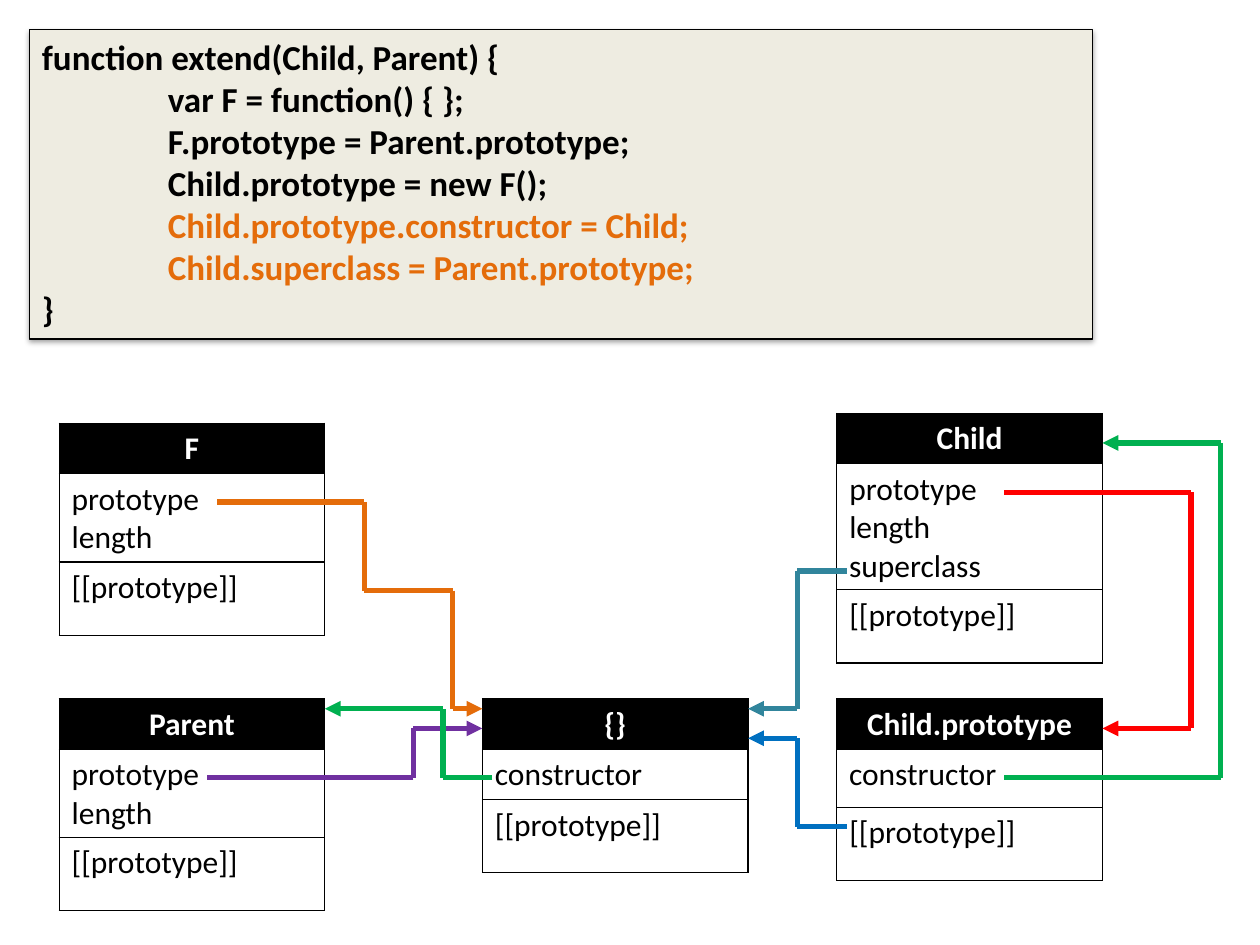
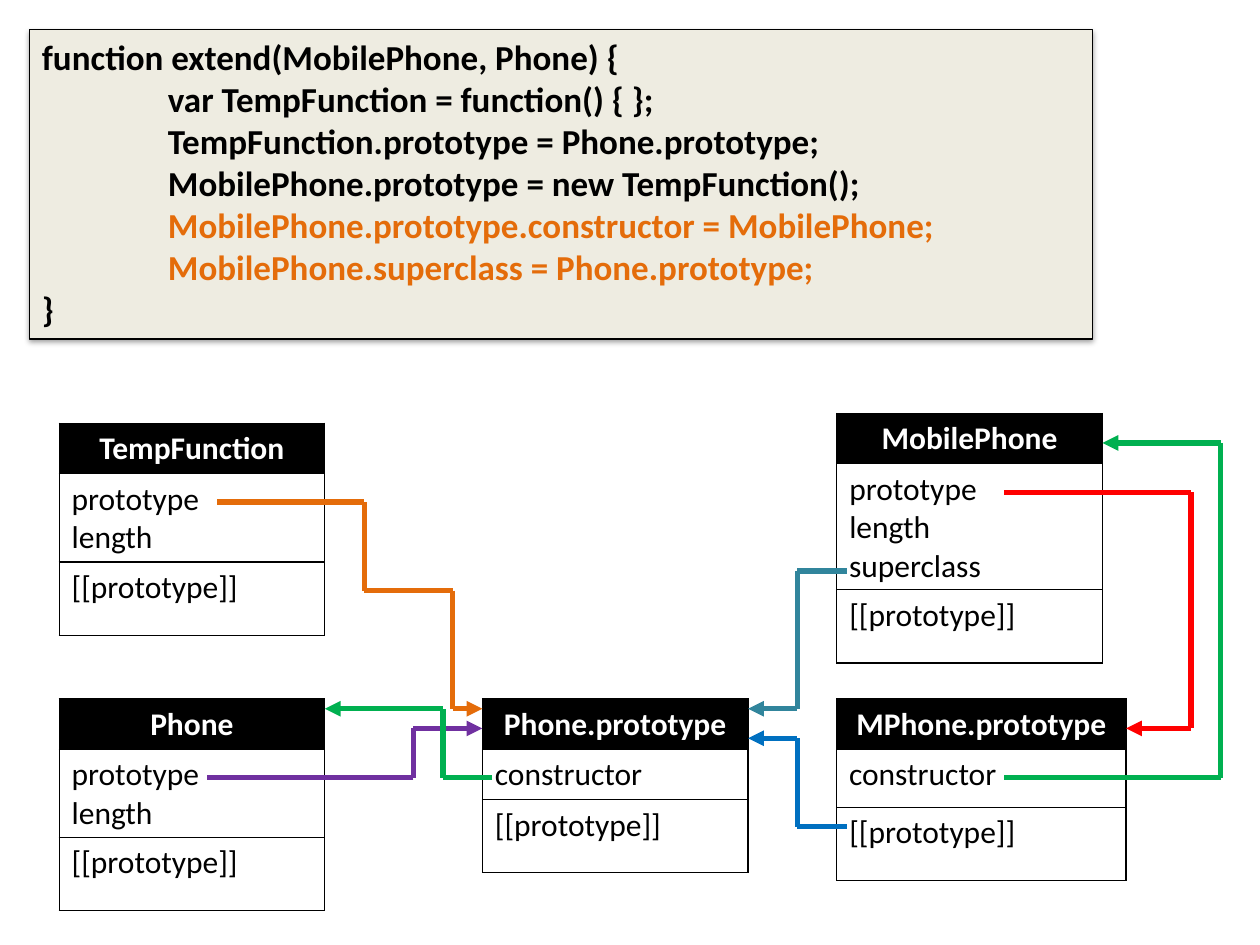
Before and after one commit to dzmitry-varabei/front-end-course, a slide deck: slide 37 of inheritance-in-javascript/Inheritance.pptx (slide 40 before the commit). Drawn at 1260x945 pixels with LibreOffice and Linux fonts; fonts in the diff are those of the drawing. Boxes give left, top, right and bottom in pixels: in the first picture for what was removed or moved away, otherwise in the second. Text is boxed around its words. In the diff, an @@ line names an element or a change of style, - is before the commit and + after.

Commit message:
update

```diff
--- a/inheritance-in-javascript/Inheritance.pptx
+++ b/inheritance-in-javascript/Inheritance.pptx
@@ text in rectangle at (42,44,934,286): text changed @@
-function extend(Child, Parent) {
-var F = function() { };
-F.prototype = Parent.prototype;
-Child.prototype = new F();
-Child.prototype.constructor = Child;
-Child.superclass = Parent.prototype;
+function extend(MobilePhone, Phone) {
+var TempFunction = function() { };
+TempFunction.prototype = Phone.prototype;
+MobilePhone.prototype = new TempFunction();
+MobilePhone.prototype.constructor = MobilePhone;
+MobilePhone.superclass = Phone.prototype;
@@ table at (837,413,1102,663) @@
-row 1, column 1: Child
+row 1, column 1: MobilePhone
@@ table at (59,423,325,635) @@
-row 1, column 1: F
+row 1, column 1: TempFunction
@@ table at (59,699,325,911) @@
-row 1, column 1: Parent
+row 1, column 1: Phone
@@ table at (483,699,748,873) @@
-row 1, column 1: {}
+row 1, column 1: Phone.prototype
@@ table at (837,699,1126,881) @@
-row 1, column 1: Child.prototype
+row 1, column 1: MPhone.prototype
@@ table: place and size @@
-table at (837,699,1102,881)
+table at (837,699,1126,881)
@@ arrow moved from (1102, 728) - (1191, 728) to (1126, 728) - (1191, 728) @@
```
Also in this commit, not shown: 10 other slides changed, 1 slide added, 6 slides removed.
